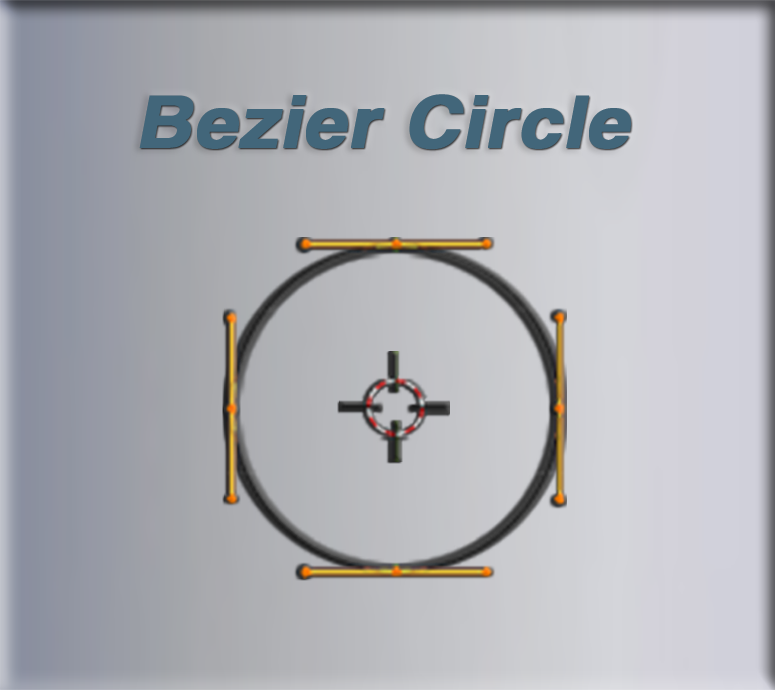
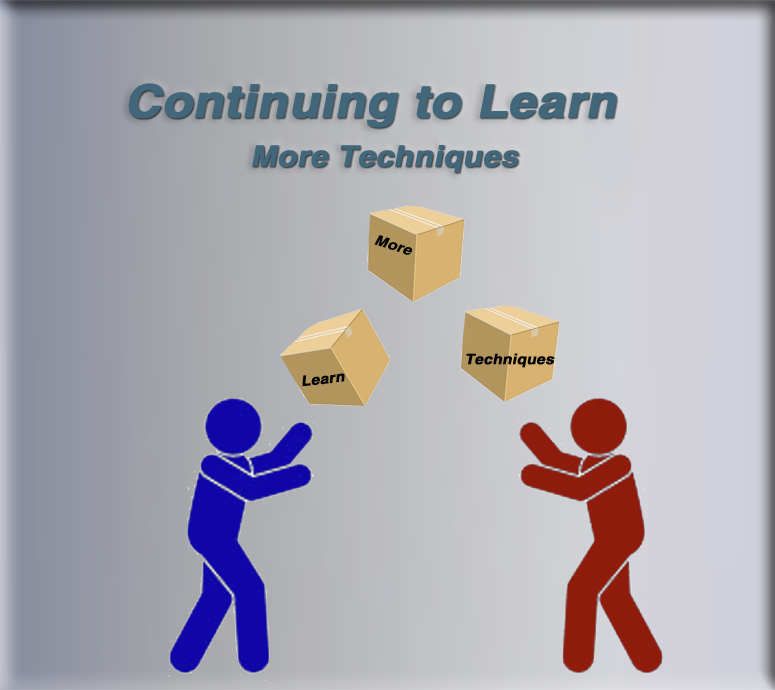
Revision of a layered 775 x 690 image; what changed, layer by layer:
added layer "More Techniques" above "Continuing to Learn" over [252,145,519,173]
renamed "Bezier Circle" to "Continuing to Learn", painted on it over [128,83,631,150]
removed group "Bezer Circle" (3 layers) over [224,237,567,579]
removed layer "yellow sticks" from group "Bezer Circle" over [224,237,567,579]
added layer "Layer 0 copy" (1st of 2) above "Layer 2" over [506,388,663,681]
moved "Layer 2" out of group "Bezer Circle", painted on it over [168,351,450,681]
added layer "Techniques" above "More" over [466,353,555,368]
added layer "More" above "Learn" over [374,235,413,255]
added layer "Learn" above "Layer 0 copy 2" over [302,373,345,387]
added layer "Layer 0 copy 2" above "Layer 0 copy" over [460,305,560,402]
added layer "Layer 0 copy" (2nd of 2) above "Layer 1" over [367,205,465,302]
moved "Layer 1" out of group "Bezer Circle", painted on it over [224,243,567,573]
